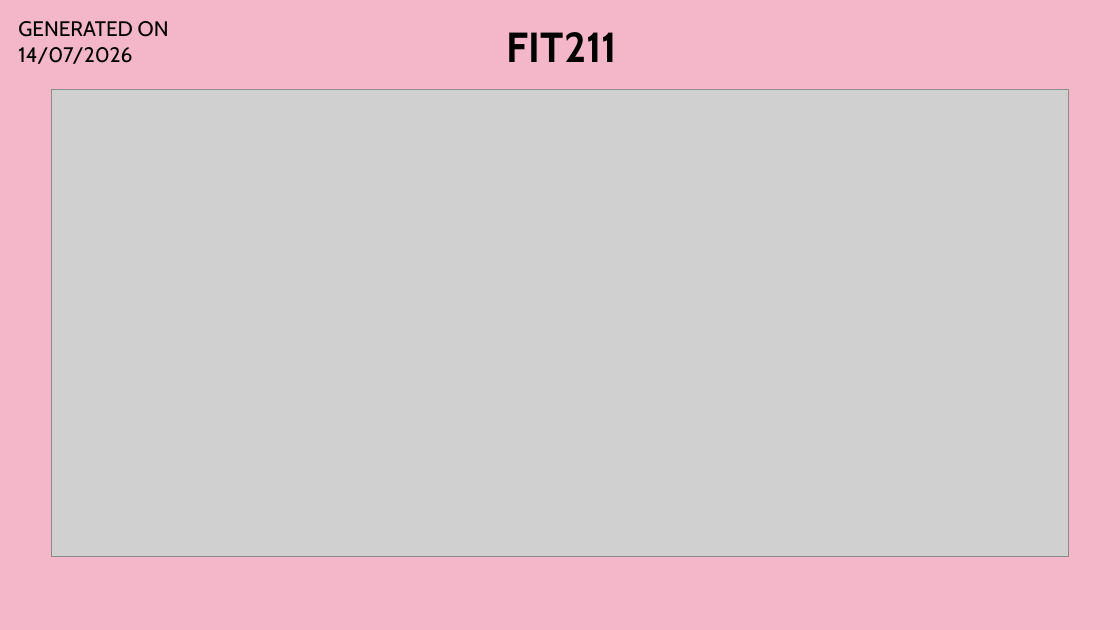
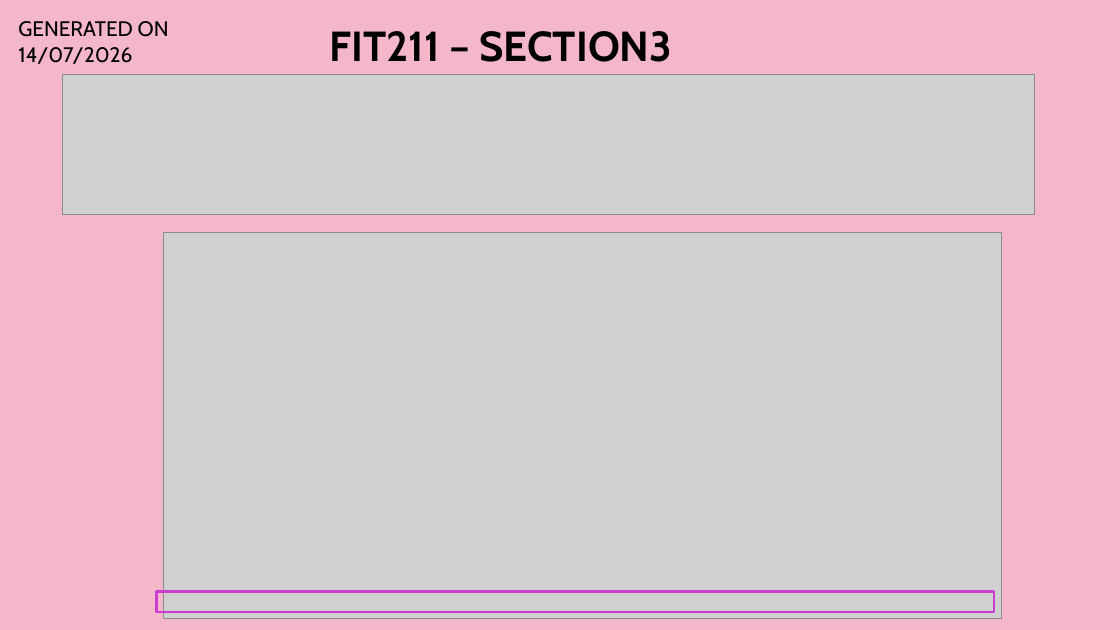
Before and after one commit to Syaziyah30/DeviceCluster, a slide deck: slide 17 of 1.training_model/supplementary/Device Identifier 20260520.pptx. Drawn at 1120x630 pixels with LibreOffice and Linux fonts; fonts in the diff are those of the drawing; grey boxes stand for pictures. Boxes give left, top, right and bottom in pixels: in the first picture for what was removed or moved away, otherwise in the second. Text is boxed around its words. In the diff, an @@ line names an element or a change of style, - is before the commit and + after.

```diff
--- a/1.training_model/supplementary/Device Identifier 20260520.pptx
+++ b/1.training_model/supplementary/Device Identifier 20260520.pptx
@@ text at bbox=[330, 31, 673, 122]: text changed @@
-FIT211
+FIT211 – SECTION3 CLUSTER?
@@ picture added at bbox=[62, 75, 1034, 215] @@
@@ picture: place and size @@
-picture at bbox=[52, 89, 1069, 557]
+picture at bbox=[163, 233, 1002, 618]
@@ rectangle added at bbox=[156, 592, 995, 612], outline #CB3DCF 2.25 pt @@
```
Also in this commit, not shown: 5 other slides changed, 3 slides added, 5 other files.
